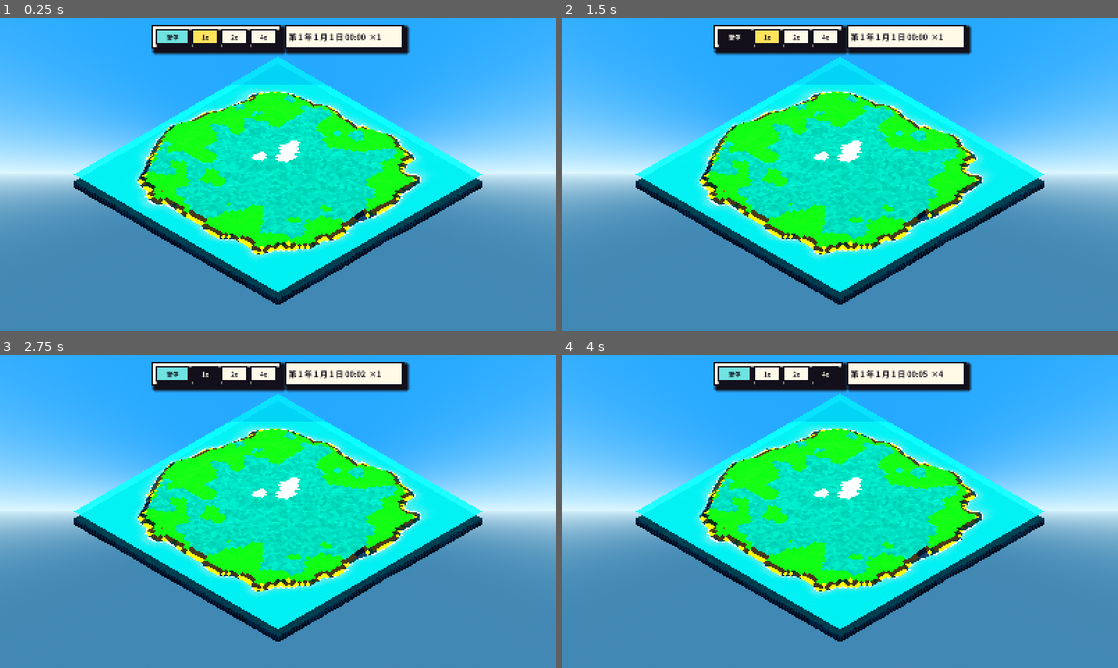
Above: before the commit, frames 1-4 (two rows, left to right).
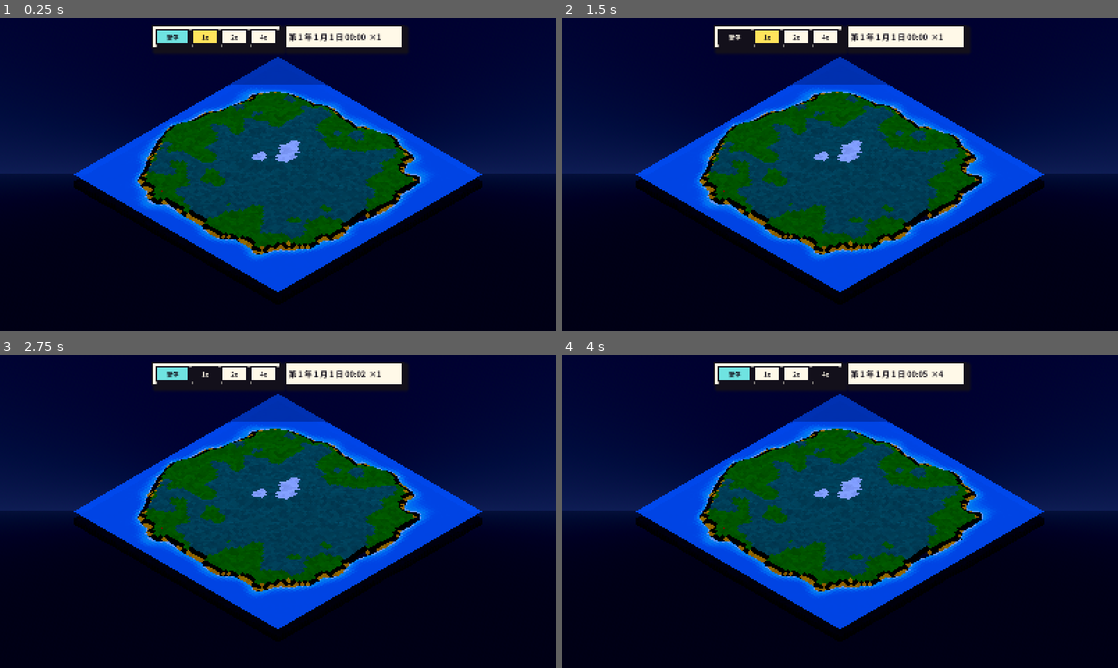
Above: after the commit, the same moments.

Repository: BitToNet/mc-npr-godot
Game: Godot game, scene res://scenes/world/strategic_map.tscn
Two runs of this game, one before a commit and one after it. Both use one fixed random seed, a clock stepped at 60 frames per second and the inputs below.
Inputs:
- Up to frame 1 (0.25 s): no input
- Up to frame 2 (1.5 s): click "暂停" at 0.5 s; click "继续" at 1.25 s
- Up to frame 3 (2.75 s): click "1x" at 2 s
- Up to frame 4 (4 s): click "2x" at 2.75 s; click "4x" at 3.5 s

The runs differ from the first frame. In frame 1, 96% of the frame differs, in the area x 0-100%, y 0-100%; in frame 2, 96%; in frame 3, 96%; in frame 4, 96%.

Commit message:
feat(world): S1.4d 战略层光照跟随游戏时钟
## 背景 / 为什么
S1.4 计划写的是「与 `DayNight` 联动（战略层光照随游戏时间变化）」，但那条线只接了
一半：`DayNight` 自 S1.4a 起就能从 `GameState.time_of_day()` 取相位，战略图却一直
`set_auto_cycle(false)` + `set_time(STAGE_TIME=0.5)` 把太阳钉死在正午。于是时钟在走、
画面不动 —— 玩家换了时分也看不出区别。

## 改动内容
- `scripts/world/strategic_map.gd`：`_rebuild_stage()` 改为 `set_time(STAGE_TIME)`（只作
  **首帧初值**，让第一帧就有光）+ `set_auto_cycle(true)`，此后相位由游戏时钟决定。
- `scripts/world/day_night.gd`：新增 `_sky_minute()`，`_process` 的"要不要重算"闸门从
  "相位变了"改为"跨了游戏分钟"。1x 下太阳 1 现实秒只挪 1/1440 圈（不到一个像素），
  每帧重算的收益为零，还会给 `s1_2_perf` 的 ms/frame 添噪；截图钉的时钟总落在整秒，
  所以仍精确命中 `KEYS` 关键帧。`KEYS` 与 `apply()` 一行未改。

## 验收与验证
- 用例 `s1_4_light`（33 断言 / 0.2–0.5 s）：04:00 / 12:00 / 21:00 的相位、能量、仰角、
  光向与「手动 `set_time()` 钉同一相位」逐项相等（能量 1e-6、光向 1e-4）⇒
  "玩家看到的" == "历史板拍的那一帧"。
- `A-` 唯一时钟：`s1_4_clock` 37/37 仍过；`DayNight` 除 `set_time(0.5)` 外不再有自己的时间。
- `B-` 三张时分：`.shots/s14d/{dawn_0400,noon_1200,night_2100}`（04:00 深蓝夜 / 12:00 亮蓝
  正午 / 21:00 紫调黄昏，时间条读数与光照对得上）。
- 回归：headless 43 用例 / 0 失败 / 7 跳过 / 60.0 s；窗口 43 / 0 / 0 / 166.7 s。

## 影响与风险
- 画面会随时间变化是**产品行为**，不是回归；取证靠 `pin_time()`（随后的 tools 提交）。
- 新开局 `game_time = 0` ⇒ 第一眼是夜（00:00）。截图不受影响（都钉 12:00）；若 `D-`
  试玩觉得开局太黑，改成清晨开始只是一行常量。
- 未动 `Clock` / `data/**` / autoload（仍 9 / 10）/ `SNAPSHOT_FIELDS`（仍 10 项）。

## 关联
- Roadmap: S1.4d；Docs: docs/ENGINEERING.md §9.19

Diff:
--- a/scripts/world/day_night.gd
+++ b/scripts/world/day_night.gd
@@ -102,7 +102,12 @@
 	if not auto_cycle:
 		return
 	var phase := _clock_phase()
-	if phase < 0.0 or is_equal_approx(phase, time_of_day):
+	# S1.4d — one sky update per **in-game minute**.  At 1x the sun turns 1/1440 of the
+	# way per real second, so re-running `apply()` every frame would do 60× the work to
+	# move the light by less than a pixel (and inject churn into `s1_2_perf`'s
+	# ms/frame).  A capture pins the clock to a whole second, so it still lands on the
+	# exact keyframe; the bucket is only a "did the sky visibly change" gate.
+	if phase < 0.0 or _sky_minute(phase) == _sky_minute(time_of_day):
 		return
 	time_of_day = phase
 	apply()
@@ -131,6 +136,11 @@
 func set_auto_cycle(on: bool) -> void:
 	auto_cycle = on
 	cycle_changed.emit(on)
+
+
+## Quantised phase used as the "did the sky change" gate: one bucket per in-game minute.
+func _sky_minute(p: float) -> int:
+	return int(p * 1440.0)
 
 
 func clock_string() -> String:
--- a/scripts/world/strategic_map.gd
+++ b/scripts/world/strategic_map.gd
@@ -137,8 +137,14 @@
 		day_night.name = "DayNight"
 		add_child(day_night)
 	day_night.setup(sun, environment_owner)
-	day_night.set_auto_cycle(false)
+	# S1.4d — the stage **follows the one game clock** (S1.4 计划：战略层光照随游戏时间
+	# 变化).  `STAGE_TIME` is kept as the *initial* frame only, so the very first rendered
+	# frame is lit even before `GameState` has ticked; from the first `_process` on the
+	# phase is read from `GameState.time_of_day()`.  Captures pin the clock to noon
+	# (`--game-time=43200`, the same instant `STAGE_TIME` used to hard-code) ⇒ every
+	# existing plate stays bit-identical.
 	day_night.set_time(STAGE_TIME)
+	day_night.set_auto_cycle(true)
 
 
 ## The camera reads the height field directly so it can refuse to enter a hill.
